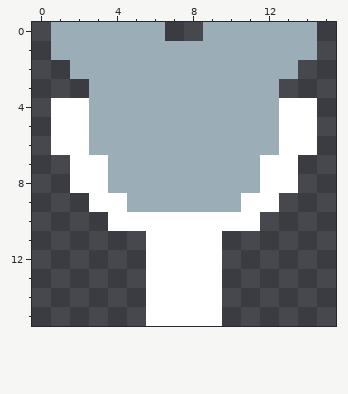
A pixel-art file gets an edit: AsepriteStuff/IconMaker.aseprite. This is how it looked before the edit.
16x16 pixels, 1 frame.
New version:
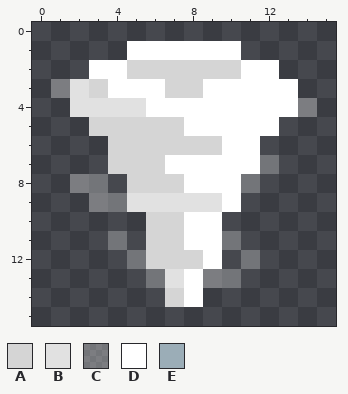
Palette (. is transparent): A #d5d5d5  B #e1e1e1  C #ffffff4a  D #ffffff  E #9badb7
Changes in this commit:
Changed rows in their new state; - is an unchanged pixel.
first column x 1:
 0 ......--......
 1 ....DDDDDD....
 2 -.DDAAAAAADD.-
 3 CBADDDAADDDDD-
 4 .BBBBDDDDDDD-C
 5 ..AAAAADDDDD..
 6 ...AAAAAADD...
 7 -..AAADDDDDC.-
 8 -CC.AAADDDC..-
 9 --CCBBBBBD..--
10 ---..AA--..---
11 ---C-AA--C----
12 ----CAAA--C---
13 -----CB-CC----
14 -----.A-.-----
15 -----....-----
Where, in picture pixels (left, top, right, bottom), the same in both pictures:
changed: (51, 22, 317, 326)
